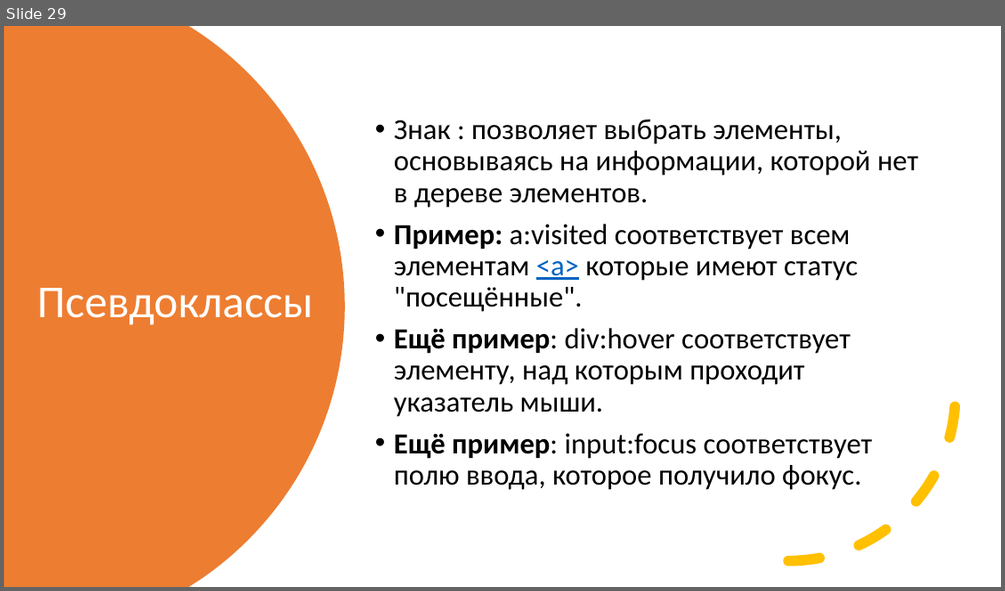
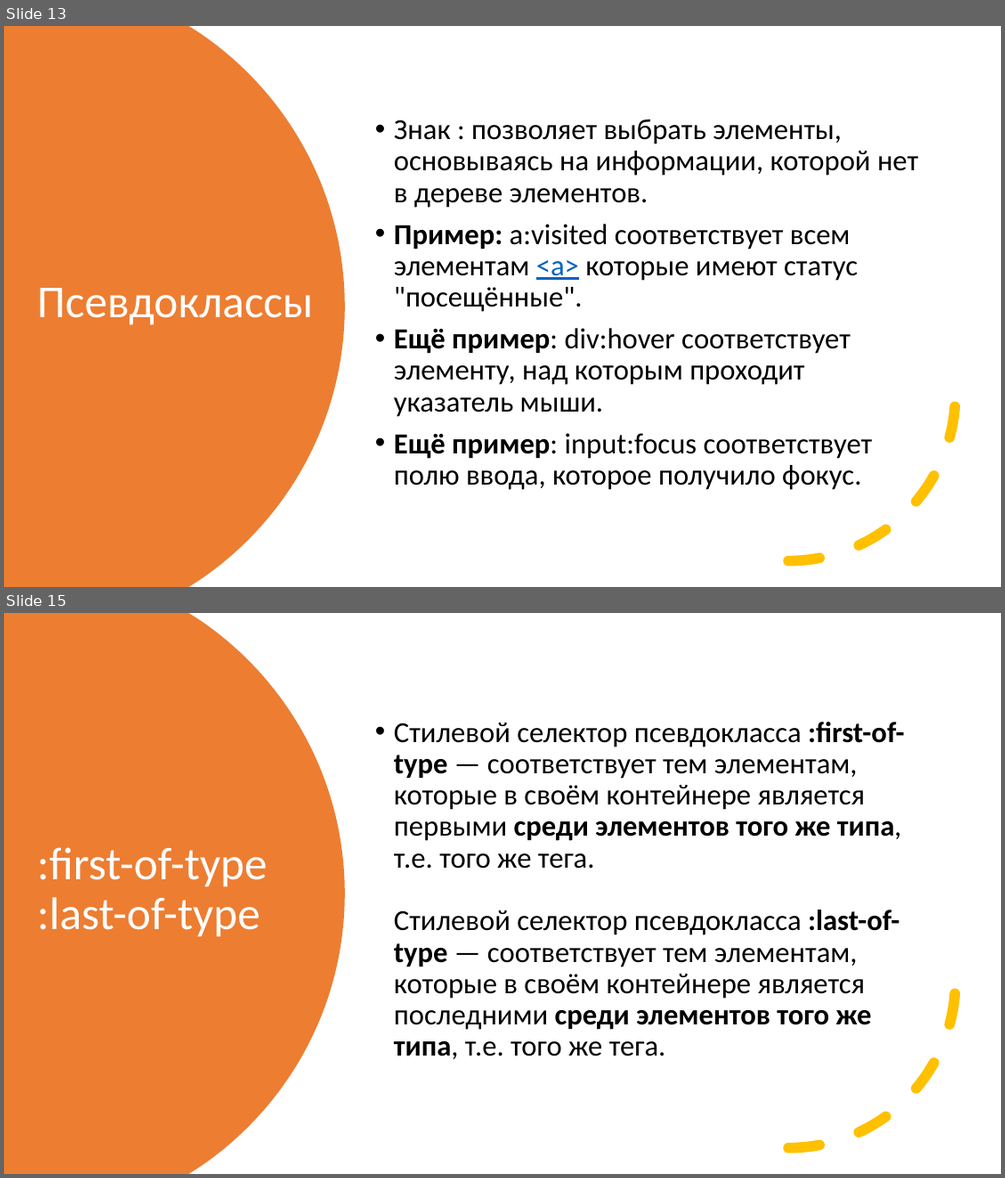
Before and after one commit to sashaklimenok/mentoring, a slide deck: Lesson-6/Presentation2.pptx. Shown one above the other, each under a label of ours: slide 29 before the commit, slides 13 and 15 after it; the slides between them are not shown. The pictures are 1005x591 and 1005x1178 pixels, drawn with LibreOffice and Linux fonts; fonts in the diff are those of the drawing. Boxes give left, top, right and bottom in pixels: in the first picture for what was removed or moved away, otherwise in the second. Text is boxed around its words. In the diff, an @@ line names an element or a change of style, - is before the commit and + after.

```diff
--- a/Lesson-6/Presentation2.pptx
+++ b/Lesson-6/Presentation2.pptx
@@ slide 15 added at (x1=4, y1=613, x2=1001, y2=1174), background #FFFFFF @@
@@ freeform shape added at (x1=4, y1=613, x2=345, y2=1174), fill #ED7D31 @@
@@ text added at (x1=394, y1=722, x2=905, y2=1059), 28 pt, text #000000 @@
+• Стилевой селектор псевдокласса :first-of-type — соответствует тем элементам, которые в своём контейнере является первыми среди элементов того же типа, т.е. того же тега.
+  Стилевой селектор псевдокласса :last-of-type — соответствует тем элементам, которые в своём контейнере является последними среди элементов того же типа, т.е. того же тега.
@@ arc (boxed as its full ellipse) added at (x1=622, y1=814, x2=956, y2=1149), outline #FFC000 10 pt dashed @@
@@ title added at (x1=37, y1=847, x2=267, y2=937), 44 pt, text #FFFFFF @@
+:first-of-type
+:last-of-type
@@ what was slide 29 is now slide 13 @@
```
Also in this commit, not shown: 3 slides changed, 7 other slides added, 15 slides removed, 1 other file.
